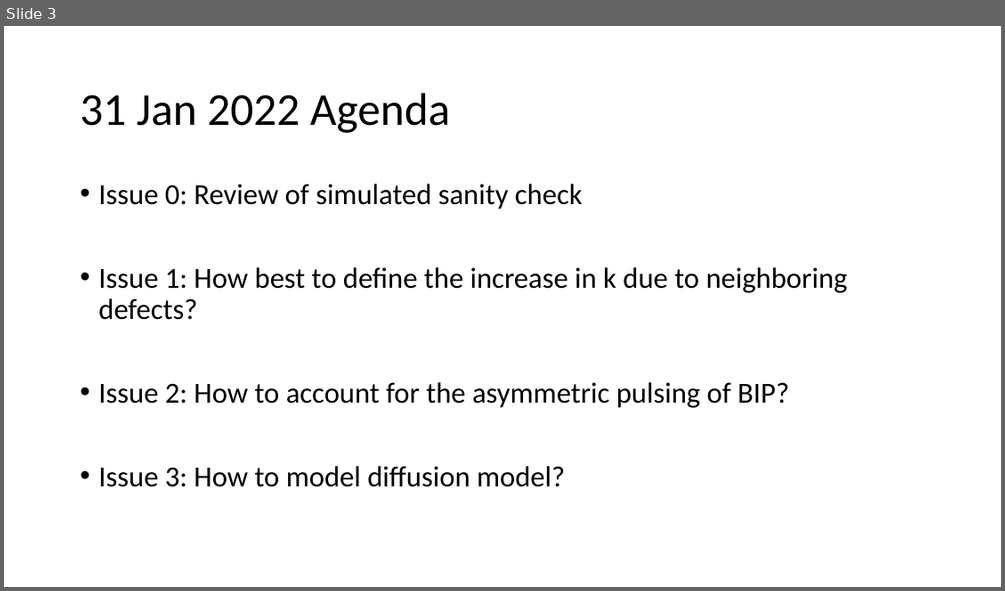
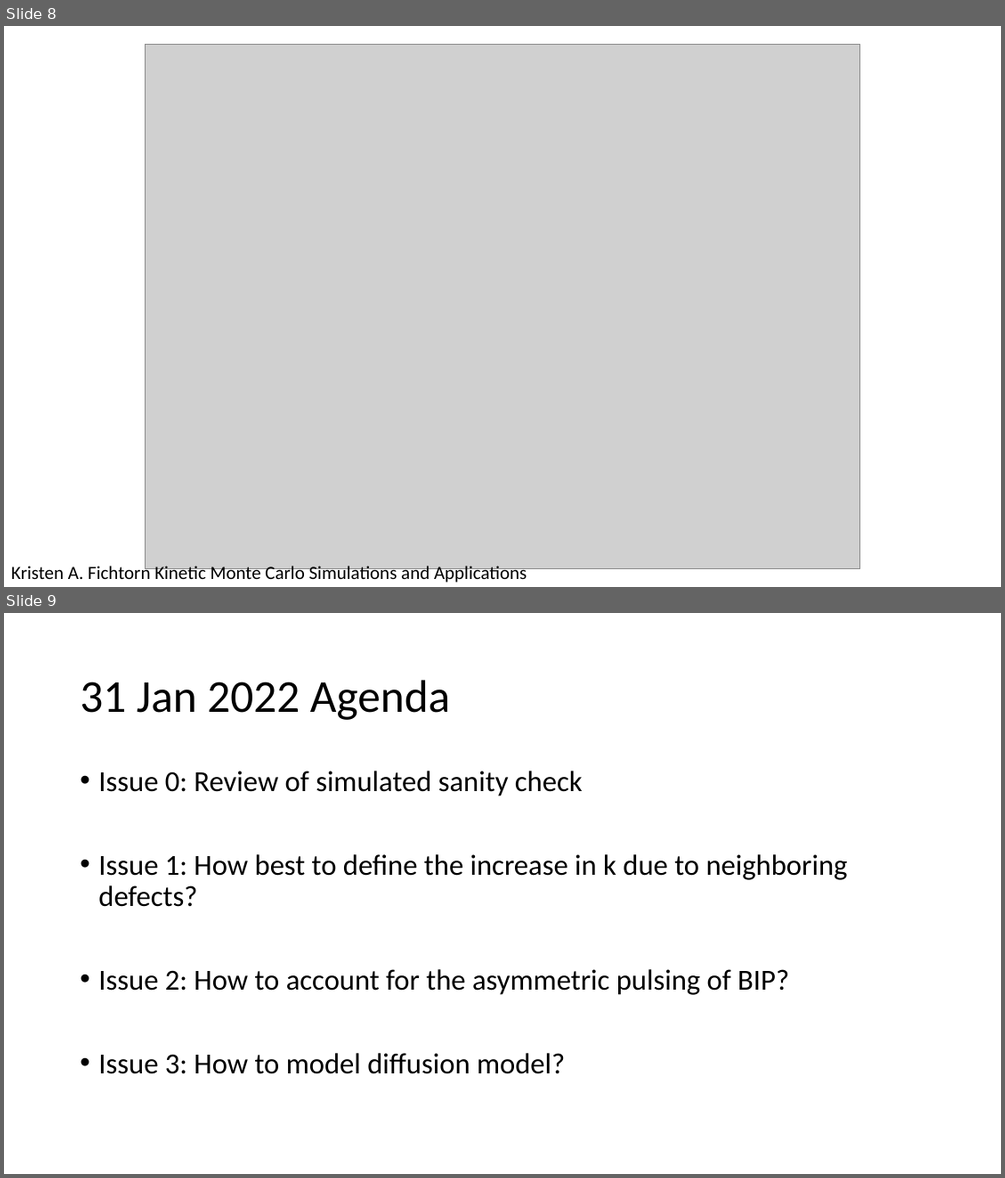
Before and after one commit to ChrisLiutx/Monte-Carlos-MgO-TDDB, a slide deck: Notes.pptx. Shown one above the other, each under a label of ours: slide 3 before the commit, slides 8 and 9 after it. The pictures are 1005x591 and 1005x1178 pixels, drawn with LibreOffice and Linux fonts; fonts in the diff are those of the drawing; grey boxes stand for pictures. Boxes give left, top, right and bottom in pixels: in the first picture for what was removed or moved away, otherwise in the second. Text is boxed around its words. In the diff, an @@ line names an element or a change of style, - is before the commit and + after.

```diff
--- a/Notes.pptx
+++ b/Notes.pptx
@@ slide 8 added at <box>4,26,1001,587</box>, background #FFFFFF @@
@@ picture added at <box>146,44,860,569</box> @@
@@ text added at <box>11,563,526,584</box>, 18 pt, text #000000 @@
+Kristen A. Fichtorn Kinetic Monte Carlo Simulations and Applications
@@ what was slide 3 is now slide 9 @@
```
Also in this commit, not shown: 4 slides changed, 11 other slides added, 1 slide removed, 4 other files.
